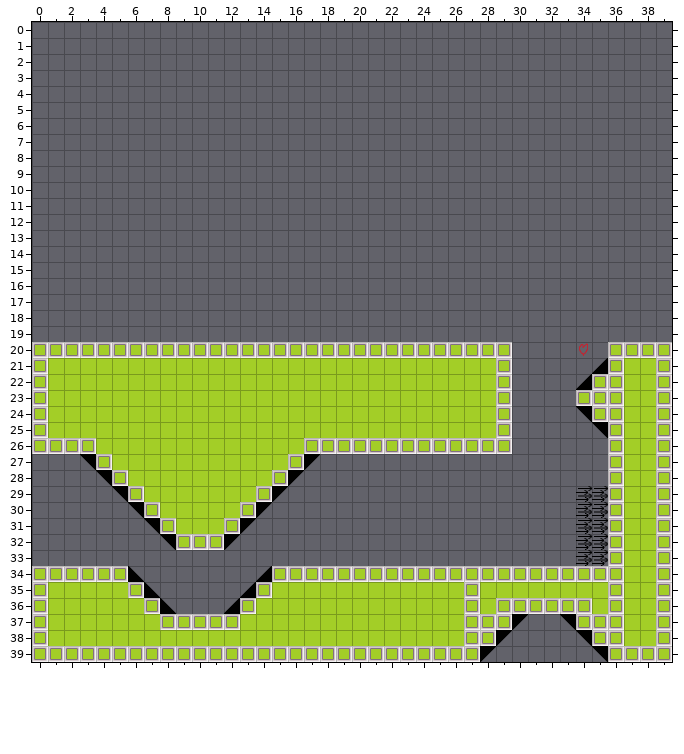
Two states of a Tiled map, Assets/Other Assets/Chunks/Intersection_L_2.tmx. Above: the version before the commit.
Cells are 32x32 px. Shown: x 0..39, y 0..39. The old version is drawn lined up with the new one.
The result:
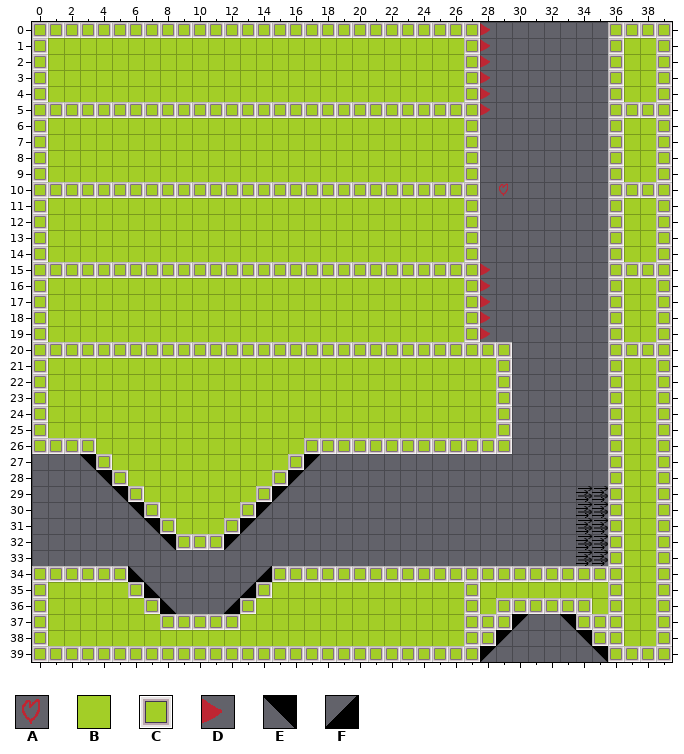
Key: from "Tileset": A 5, B 10, C 11, D 32, E 42, F 43.
_ is an empty cell.
The edit:
{"change": "map size 40x20 -> 40x40 cells (old content now starts at 0,20; both pictures use the new coordinates)"}
{"where": "layer \"Tile Layer 1\""}
{"y":0,"x":0,"old":"_____________________________","new":"CCCCCCCCCCCCCCCCCCCCCCCCCCCCD"}
{"y":0,"x":36,"old":"____","new":"CCCC"}
{"y":1,"x":0,"old":"_____________________________","new":"CBBBBBBBBBBBBBBBBBBBBBBBBBBCD"}
{"y":1,"x":36,"old":"____","new":"CBBC"}
{"y":2,"x":0,"old":"_____________________________","new":"CBBBBBBBBBBBBBBBBBBBBBBBBBBCD"}
{"y":2,"x":36,"old":"____","new":"CBBC"}
{"y":3,"x":0,"old":"_____________________________","new":"CBBBBBBBBBBBBBBBBBBBBBBBBBBCD"}
{"y":3,"x":36,"old":"____","new":"CBBC"}
{"y":4,"x":0,"old":"_____________________________","new":"CBBBBBBBBBBBBBBBBBBBBBBBBBBCD"}
{"y":4,"x":36,"old":"____","new":"CBBC"}
{"y":5,"x":0,"old":"_____________________________","new":"CCCCCCCCCCCCCCCCCCCCCCCCCCCCD"}
{"y":5,"x":36,"old":"____","new":"CCCC"}
{"y":6,"x":0,"old":"____________________________","new":"CBBBBBBBBBBBBBBBBBBBBBBBBBBC"}
{"y":6,"x":36,"old":"____","new":"CBBC"}
{"y":7,"x":0,"old":"____________________________","new":"CBBBBBBBBBBBBBBBBBBBBBBBBBBC"}
{"y":7,"x":36,"old":"____","new":"CBBC"}
{"y":8,"x":0,"old":"____________________________","new":"CBBBBBBBBBBBBBBBBBBBBBBBBBBC"}
{"y":8,"x":36,"old":"____","new":"CBBC"}
{"y":9,"x":0,"old":"____________________________","new":"CBBBBBBBBBBBBBBBBBBBBBBBBBBC"}
{"y":9,"x":36,"old":"____","new":"CBBC"}
{"y":10,"x":0,"old":"____________________________","new":"CCCCCCCCCCCCCCCCCCCCCCCCCCCC"}
{"y":10,"x":29,"old":"_","new":"A"}
{"y":10,"x":36,"old":"____","new":"CCCC"}
{"y":11,"x":0,"old":"____________________________","new":"CBBBBBBBBBBBBBBBBBBBBBBBBBBC"}
{"y":11,"x":36,"old":"____","new":"CBBC"}
{"y":12,"x":0,"old":"____________________________","new":"CBBBBBBBBBBBBBBBBBBBBBBBBBBC"}
{"y":12,"x":36,"old":"____","new":"CBBC"}
{"y":13,"x":0,"old":"____________________________","new":"CBBBBBBBBBBBBBBBBBBBBBBBBBBC"}
{"y":13,"x":36,"old":"____","new":"CBBC"}
{"y":14,"x":0,"old":"____________________________","new":"CBBBBBBBBBBBBBBBBBBBBBBBBBBC"}
{"y":14,"x":36,"old":"____","new":"CBBC"}
{"y":15,"x":0,"old":"_____________________________","new":"CCCCCCCCCCCCCCCCCCCCCCCCCCCCD"}
{"y":15,"x":36,"old":"____","new":"CCCC"}
{"y":16,"x":0,"old":"_____________________________","new":"CBBBBBBBBBBBBBBBBBBBBBBBBBBCD"}
{"y":16,"x":36,"old":"____","new":"CBBC"}
{"y":17,"x":0,"old":"_____________________________","new":"CBBBBBBBBBBBBBBBBBBBBBBBBBBCD"}
{"y":17,"x":36,"old":"____","new":"CBBC"}
{"y":18,"x":0,"old":"_____________________________","new":"CBBBBBBBBBBBBBBBBBBBBBBBBBBCD"}
{"y":18,"x":36,"old":"____","new":"CBBC"}
{"y":19,"x":0,"old":"_____________________________","new":"CBBBBBBBBBBBBBBBBBBBBBBBBBBCD"}
{"y":19,"x":36,"old":"____","new":"CBBC"}
{"y":20,"x":34,"old":"A","new":"_"}
{"y":21,"x":35,"old":"F","new":"_"}
{"y":22,"x":34,"old":"FC","new":"__"}
{"y":23,"x":34,"old":"CC","new":"__"}
{"y":24,"x":34,"old":"EC","new":"__"}
{"y":25,"x":35,"old":"E","new":"_"}
